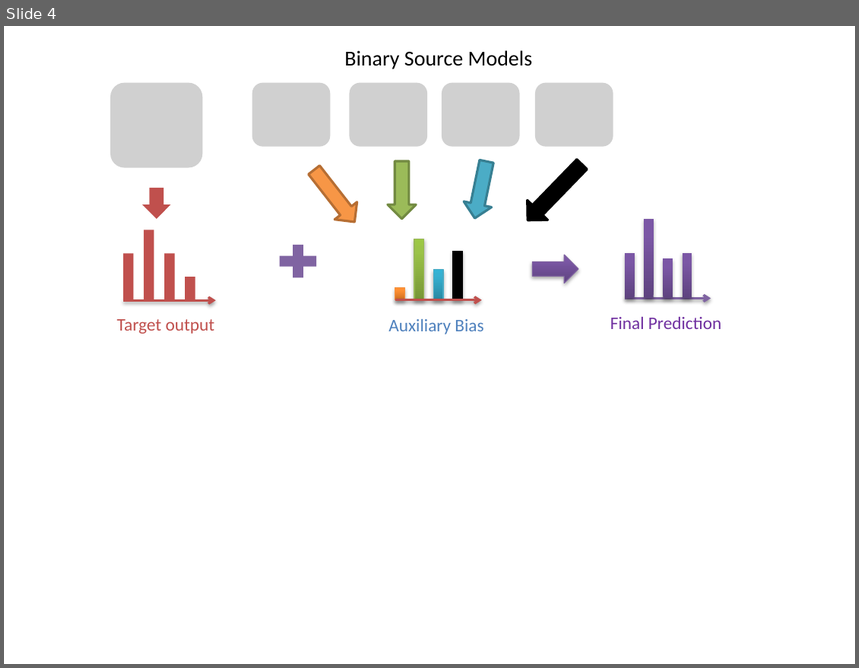
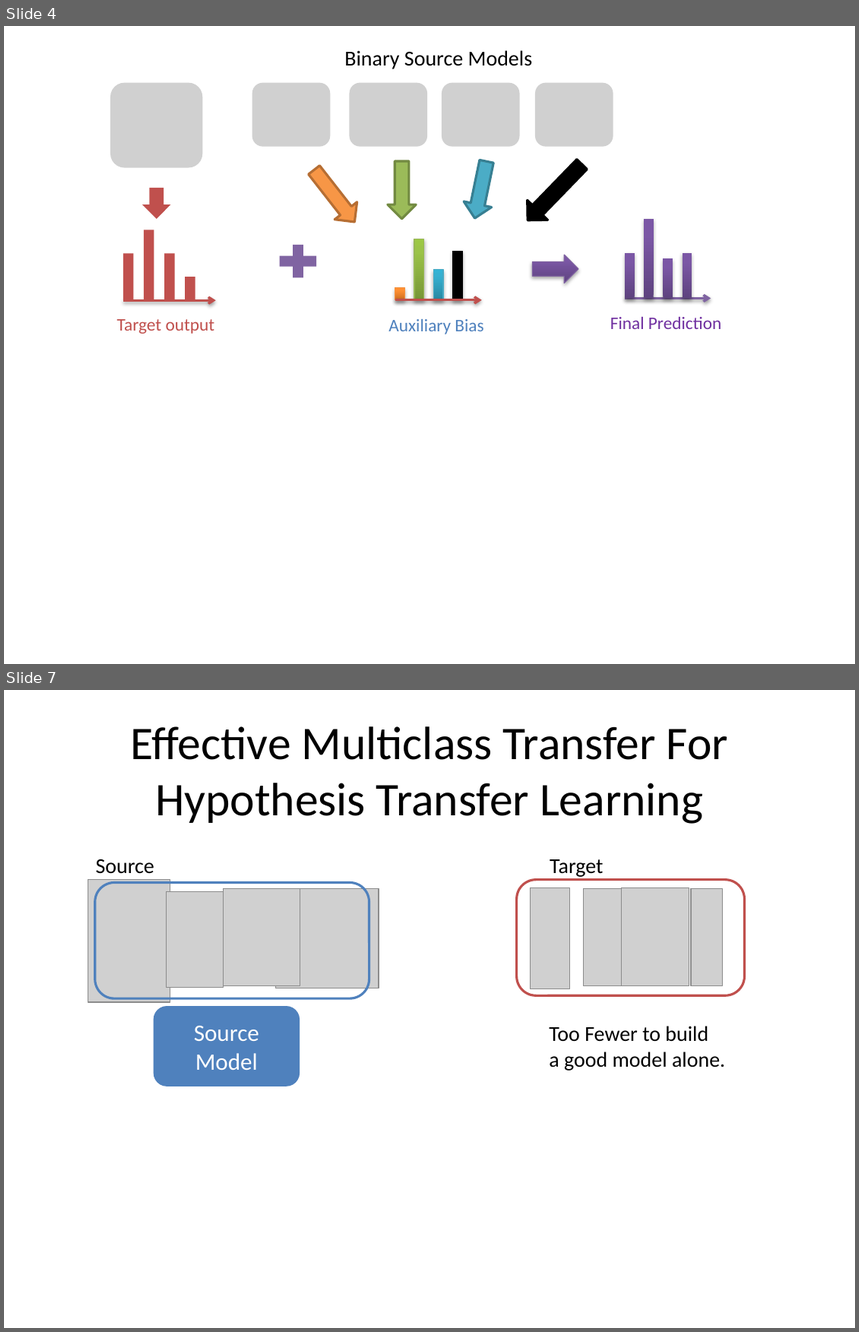
Before and after one commit to shuangao/thesis, a slide deck: pakdd/fig/Presentation1.pptx. Shown one above the other, each under a label of ours: slide 4 before the commit, slides 4 and 7 after it; the slides between them are not shown. The pictures are 859x668 and 859x1332 pixels, drawn with LibreOffice and Linux fonts; fonts in the diff are those of the drawing; grey boxes stand for pictures. Boxes give left, top, right and bottom in pixels: in the first picture for what was removed or moved away, otherwise in the second. Text is boxed around its words. In the diff, an @@ line names an element or a change of style, - is before the commit and + after.

```diff
--- a/pakdd/fig/Presentation1.pptx
+++ b/pakdd/fig/Presentation1.pptx
@@ slide 7 added at [4,690,855,1328], background #FFFFFF @@
@@ title added at [130,726,728,824], 39.6 pt, text #000000 @@
+Effective Multiclass Transfer For Hypothesis Transfer Learning
@@ text added at [96,859,154,874], 18 pt, text #000000 @@
+Source
@@ text added at [550,859,603,877], 18 pt, text #000000 @@
+Target
@@ picture added at [88,880,170,1002] @@
@@ rounded rectangle added at [95,882,369,998], outline #4F81BD 2 pt @@
@@ picture added at [167,891,224,987] @@
@@ picture added at [224,888,300,986] @@
@@ picture added at [275,888,379,988] @@
@@ rounded rectangle added at [516,880,744,996], outline #C0504D 2 pt @@
@@ picture added at [530,888,570,989] @@
@@ picture added at [584,888,623,986] @@
@@ picture added at [622,888,690,986] @@
@@ picture added at [691,888,722,986] @@
@@ rounded rectangle added at [154,1006,300,1086], fill #4F81BD, 20 pt, text #FFFFFF @@
+Source
+Model
@@ text added at [549,1026,725,1071], 18 pt, text #000000 @@
+Too Fewer to build
+a good model alone.
```
Also in this commit, not shown: 2 other slides added, 23 other files.
